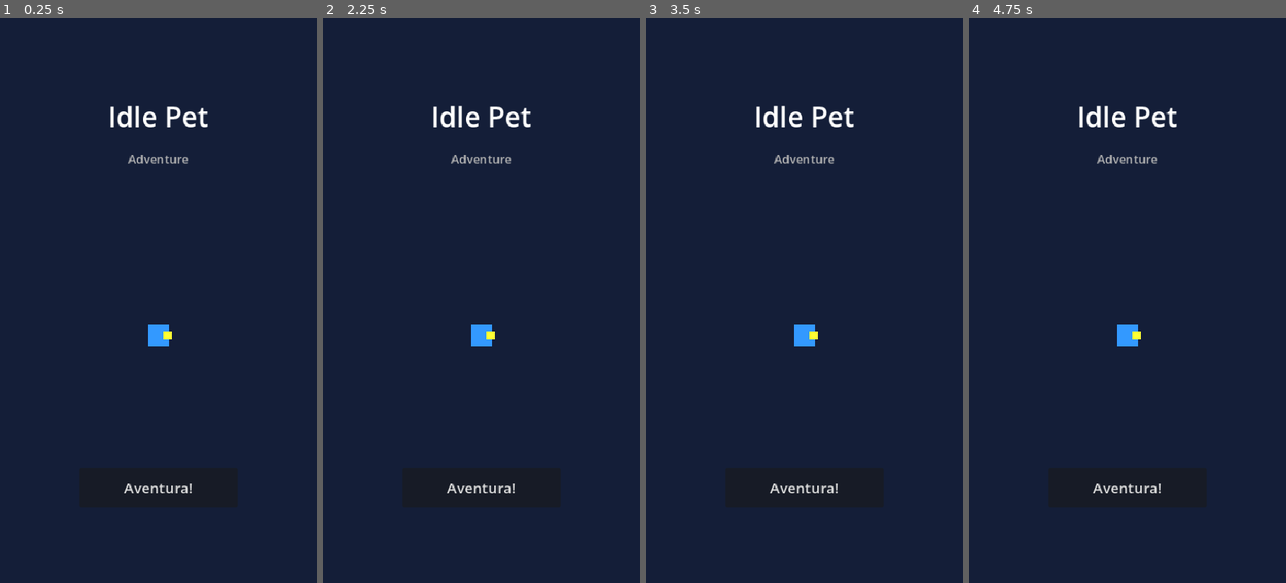
Above: before the commit, frames 1-4 (left to right).
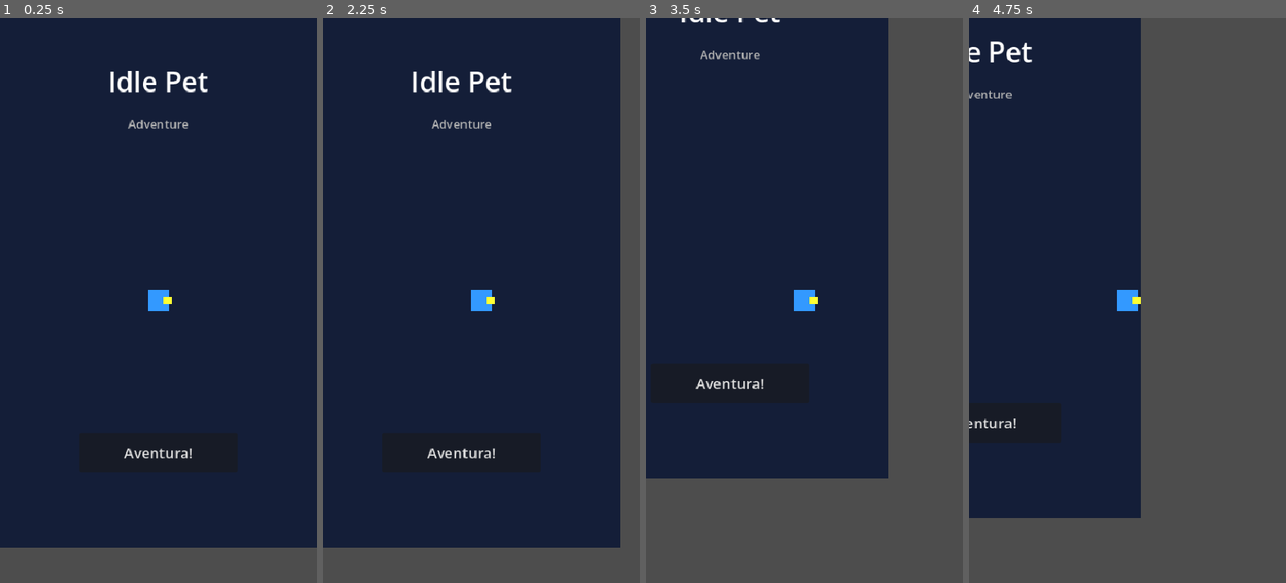
Above: after the commit, the same moments.

Repository: estebo0/idle-pet-game
Game: Godot game, scene res://scenes/Lobby.tscn
The game is run twice, just before and just after one commit, with the same random seed, the same clock (stepped at 60 frames per second) and the same inputs.
Inputs:
- Up to frame 1 (0.25 s): no input
- Up to frame 2 (2.25 s): click "Aventura!" at 0.5 s; click "< Volver" at 1.25 s; tap Enter at 2 s; hold Right (ui_right) from 2.03 s (still down)
- Up to frame 3 (3.5 s): release Right (ui_right) at 2.78 s; hold Down (ui_down) from 2.78 s (still down)
- Up to frame 4 (4.75 s): release Down (ui_down) at 3.53 s; hold Right (ui_right) 3.53-4.28 s; hold Up (ui_up) from 4.28 s (still down)

The runs differ from the first frame. In frame 1, 8.5% of the frame differs, in the area x 0-100%, y 9-100%; in frame 2, 14%; in frame 3, 39%; in frame 4, 54%, in the area x 0-100%, y 0-100%.

Commit message:
Restore manual movement and Camera2D on player

Diff:
--- a/scenes/Player.tscn
+++ b/scenes/Player.tscn
@@ -18,3 +18,6 @@
 offset_right = 20.0
 offset_bottom = 6.0
 color = Color(1, 1, 0.2, 1)
+
+[node name="Camera2D" type="Camera2D" parent="."]
+enabled = true
--- a/scripts/Player.gd
+++ b/scripts/Player.gd
@@ -9,11 +9,21 @@
 		lobby_mode = true
 
 func _process(delta: float) -> void:
+	var dir = Vector2.ZERO
+
+	if Input.is_action_pressed("ui_right"):
+		dir.x += 1
+	if Input.is_action_pressed("ui_left"):
+		dir.x -= 1
+	if Input.is_action_pressed("ui_down"):
+		dir.y += 1
+	if Input.is_action_pressed("ui_up"):
+		dir.y -= 1
+
+	if dir.length() > 0:
+		position += dir.normalized() * SPEED * delta
+
 	if lobby_mode:
-		return
-
-	position.y += SPEED * delta
-
-	var screen_height = get_viewport_rect().size.y
-	if position.y > screen_height + 50:
-		position.y = -50
+		var screen = get_viewport_rect().size
+		position.x = clamp(position.x, 20, screen.x - 20)
+		position.y = clamp(position.y, 20, screen.y - 20)
